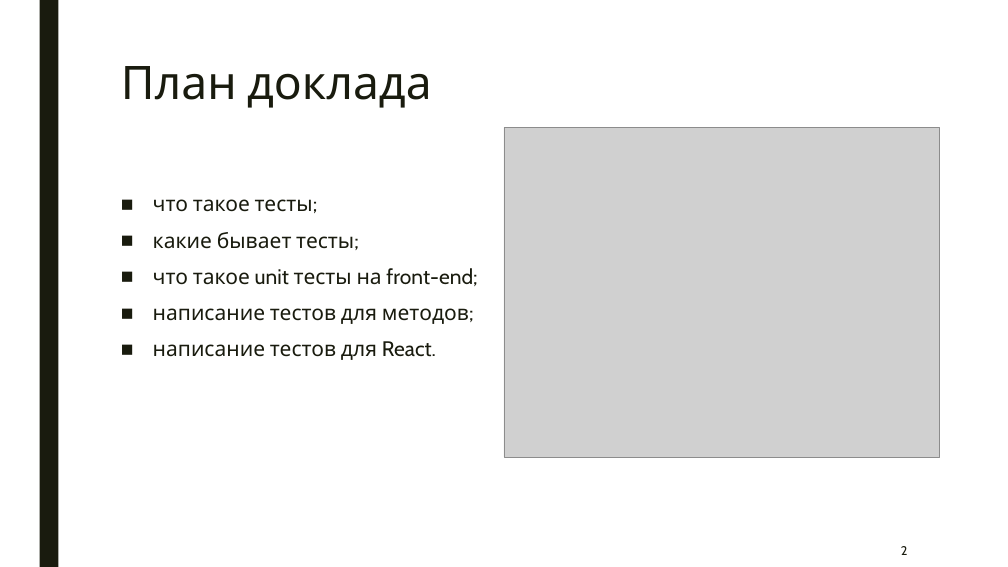
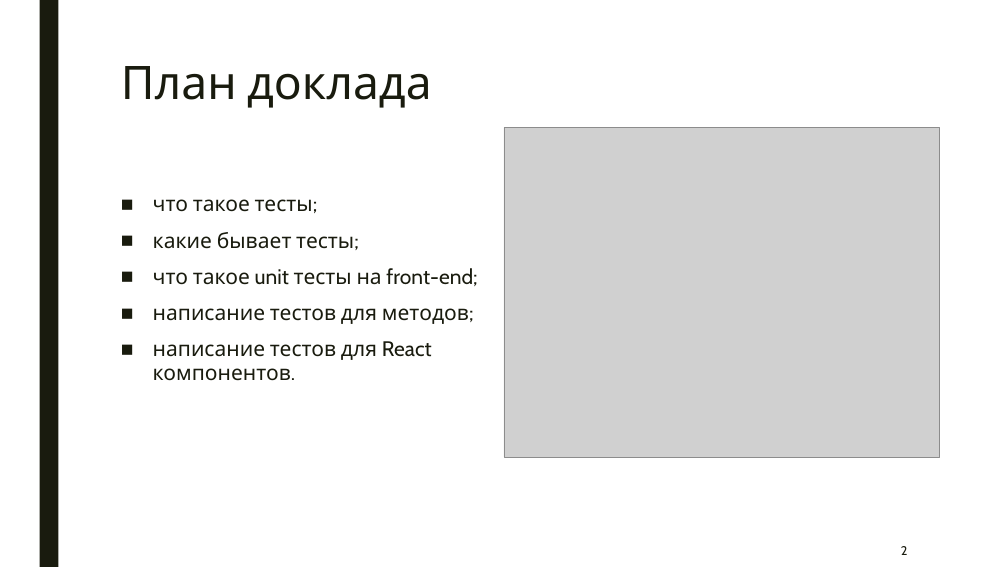
Before and after one commit to artem-gorokhovskii/frontend-unit-tests, a slide deck: slide 2 of frontend-unit-tests.pptx. Drawn at 1008x567 pixels with LibreOffice and Linux fonts; fonts in the diff are those of the drawing; grey boxes stand for pictures. Boxes give left, top, right and bottom in pixels: in the first picture for what was removed or moved away, otherwise in the second. Text is boxed around its words. In the diff, an @@ line names an element or a change of style, - is before the commit and + after.

```diff
--- a/frontend-unit-tests.pptx
+++ b/frontend-unit-tests.pptx
@@ text at <box>153,341,432,381</box>: text changed @@
-■ написание тестов для React.
+■ написание тестов для React компонентов.
```
Also in this commit, not shown: 4 other slides changed.
